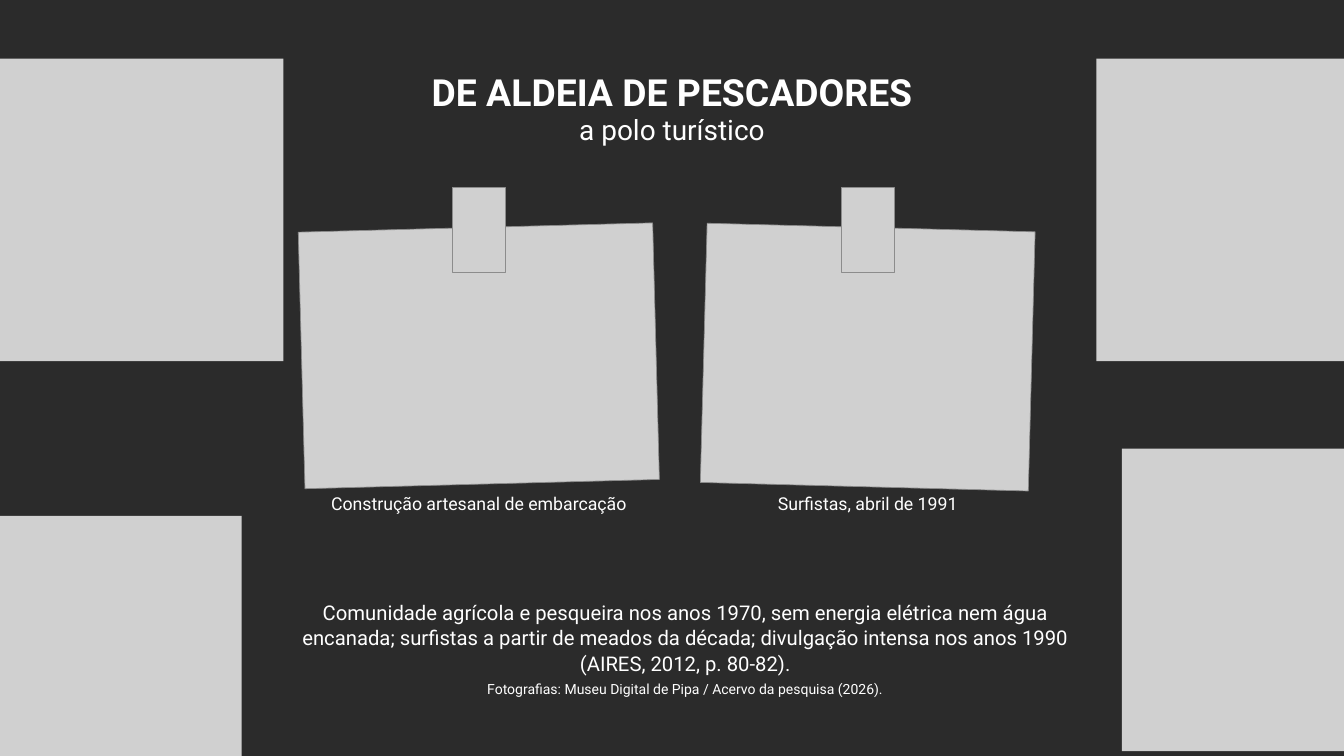
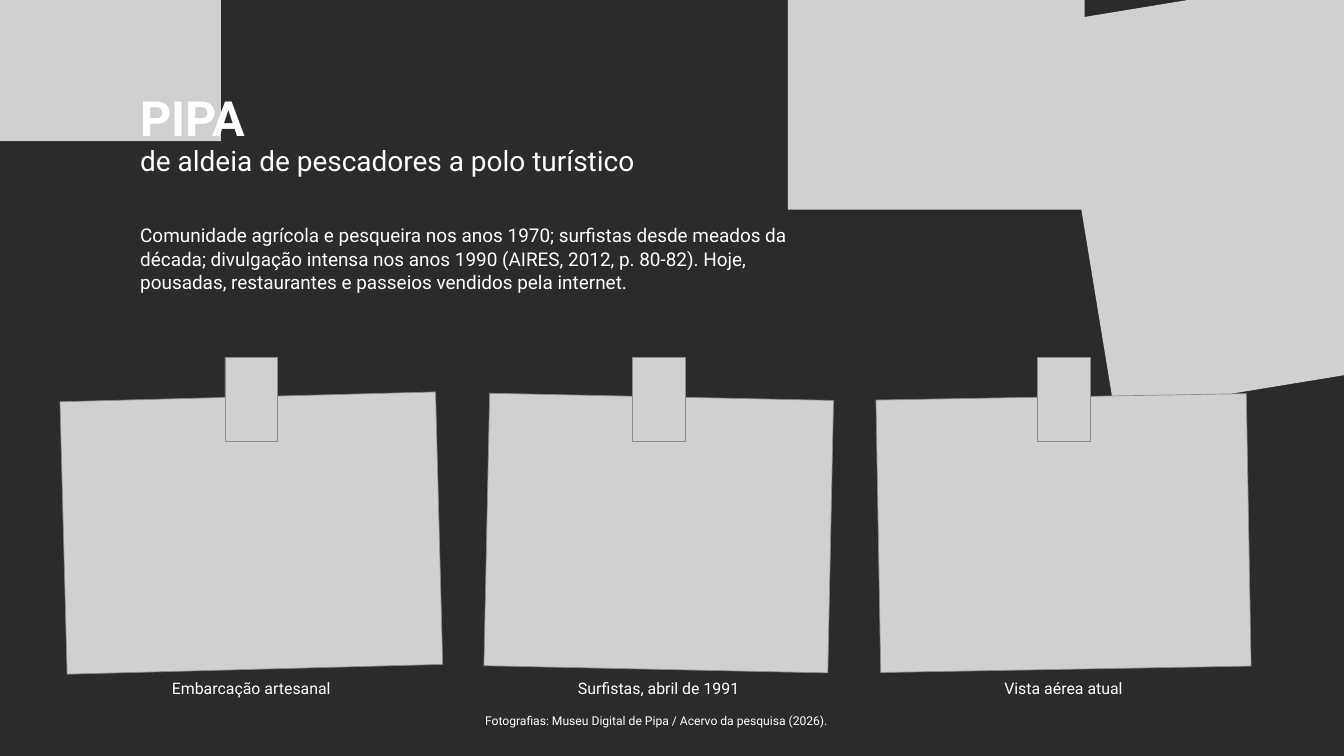
Before and after one commit to yzynya-beep/Tese, a slide deck: slide 24 of apresentacao_qualificacao/Qualificacao_PNED_Pipa.pptx (slide 28 before the commit). Drawn at 1344x756 pixels with LibreOffice and Linux fonts; fonts in the diff are those of the drawing; grey boxes stand for pictures; background and template pictures are left out; a plain dark background stands for a picture behind light text. Boxes give left, top, right and bottom in pixels: in the first picture for what was removed or moved away, otherwise in the second. Text is boxed around its words. In the diff, an @@ line names an element or a change of style, - is before the commit and + after.

```diff
--- a/apresentacao_qualificacao/Qualificacao_PNED_Pipa.pptx
+++ b/apresentacao_qualificacao/Qualificacao_PNED_Pipa.pptx
@@ picture added at (0,0,220,142) @@
@@ picture added at (788,0,1085,210) @@
@@ picture at (1051,0,1344,413): rotation 0 to 350 degrees; outline redrawn @@
@@ picture removed at (0,58,284,361) @@
@@ text at (140,91,634,177): text changed; size 40 to 30 pt; bold off @@
-DE ALDEIA DE PESCADORES
-a polo turístico
+PIPA
+de aldeia de pescadores a polo turístico
@@ text "PIPA" at (140,91,634,177): vertical alignment middle to top @@
@@ text "Comunidade agrícola e pesqueira nos ..." at (140,227,786,293): vertical alignment middle to top @@
@@ text at (140,227,786,293): text changed; size 21.8 to 20.3 pt @@
-Comunidade agrícola e pesqueira nos anos 1970, sem energia elétrica nem água encanada; surfistas a partir de meados da década; divulgação intensa nos anos 1990 (AIRES, 2012, p. 80-82).
-Fotografias: Museu Digital de Pipa / Acervo da pesquisa (2026).
+Comunidade agrícola e pesqueira nos anos 1970; surfistas desde meados da década; divulgação intensa nos anos 1990 (AIRES, 2012, p. 80-82). Hoje, pousadas, restaurantes e passeios vendidos pela internet.
@@ picture: place and size @@
-picture at (452,188,505,273)
+picture at (225,357,278,442)
@@ picture: place and size @@
-picture at (841,188,894,273)
+picture at (632,357,685,442)
@@ picture added at (1037,357,1090,442) @@
@@ picture: place and size @@
-picture at (298,223,660,489)
+picture at (60,392,442,675)
@@ picture: place and size @@
-picture at (700,224,1035,491)
+picture at (484,394,833,674)
@@ picture added at (876,394,1251,673) @@
@@ picture removed at (1122,449,1344,751) @@
@@ text removed at (331,496,626,514) @@
-Construção artesanal de embarcação
@@ picture removed at (0,516,241,756) @@
@@ text added at (172,682,330,698), 17 pt, text #FFFFFF @@
+Embarcação artesanal
@@ text "Surfistas, abril de 1991": place and size @@
-text "Surfistas, abril de 1991" at (778,496,958,513)
+text "Surfistas, abril de 1991" at (578,682,740,696)
@@ text "Surfistas, abril de 1991" at (578,682,740,696): size 19 to 17 pt @@
@@ text added at (1004,682,1123,694), 17 pt, text #FFFFFF @@
+Vista aérea atual
@@ text added at (485,715,828,728), 13 pt, text #FFFFFF @@
+Fotografias: Museu Digital de Pipa / Acervo da pesquisa (2026).
```
Also in this commit, not shown: 11 other slides changed, 6 slides added, 11 slides removed, 3 other files.
